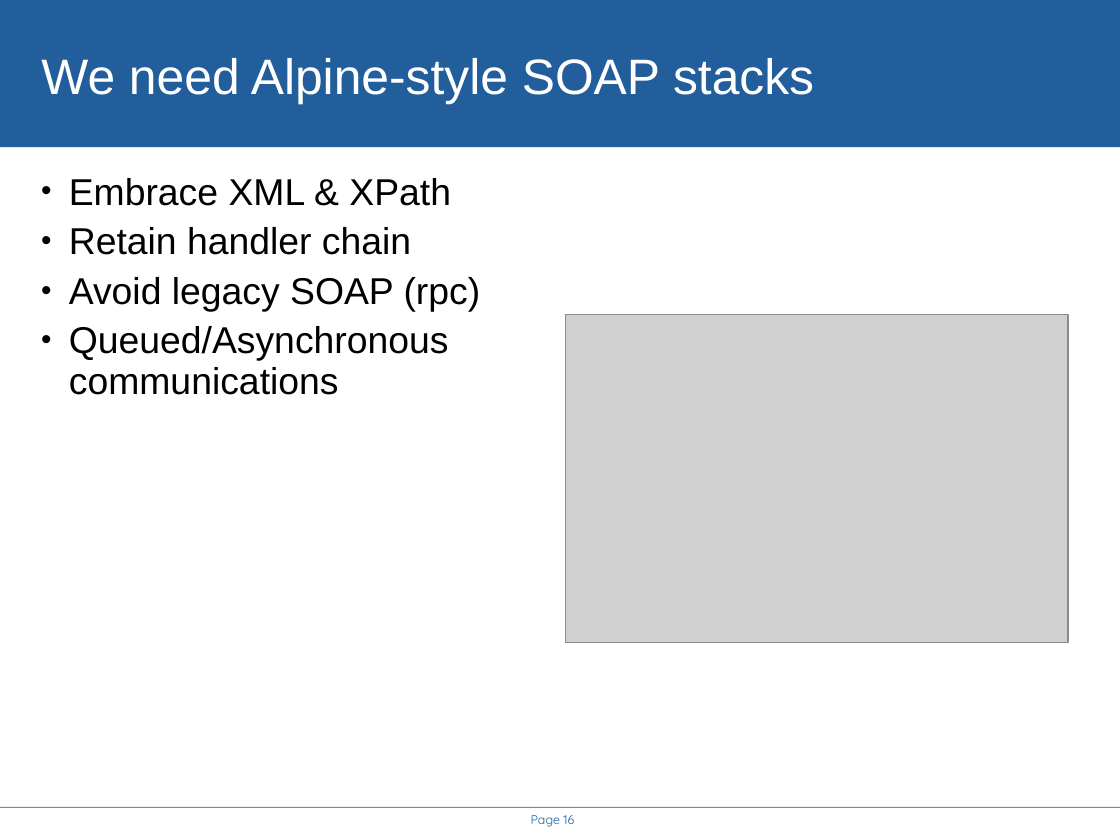
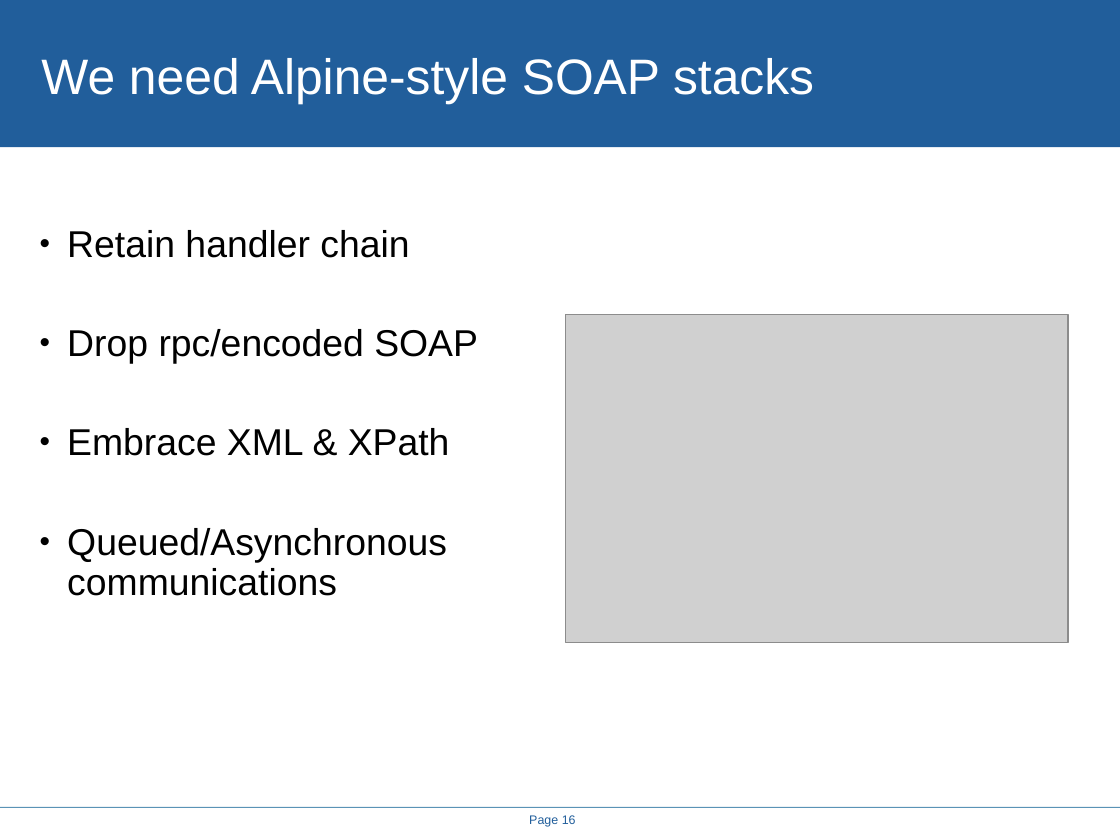
Before and after one commit to rhusar/smartfrog, a slide deck: slide 16 of projects/alpine/doc/icws2005/rethinking_the_java_SOAP_stack.ppt. Drawn at 1120x840 pixels with LibreOffice and Linux fonts; fonts in the diff are those of the drawing; grey boxes stand for pictures; background and template pictures are left out. Boxes give left, top, right and bottom in pixels: in the first picture for what was removed or moved away, otherwise in the second. Text is boxed around its words. In the diff, an @@ line names an element or a change of style, - is before the commit and + after.

```diff
--- a/projects/alpine/doc/icws2005/rethinking_the_java_SOAP_stack.ppt
+++ b/projects/alpine/doc/icws2005/rethinking_the_java_SOAP_stack.ppt
@@ text "Retain handler chain": place and size @@
-text "Retain handler chain" at [69, 178, 481, 395]
+text "Retain handler chain" at [67, 230, 478, 596]
@@ text at [67, 230, 478, 364]: paragraphs added @@
+• Retain handler chain
+• Drop rpc/encoded SOAP
@@ text at [69, 227, 481, 312]: paragraphs removed @@
-• Retain handler chain
-• Avoid legacy SOAP (rpc)
@@ page number at [529, 815, 576, 827]: font Quicksand to Arial @@
```
Also in this commit, not shown: 14 other slides changed, 4 slides added, 4 slides removed, 8 other files.
